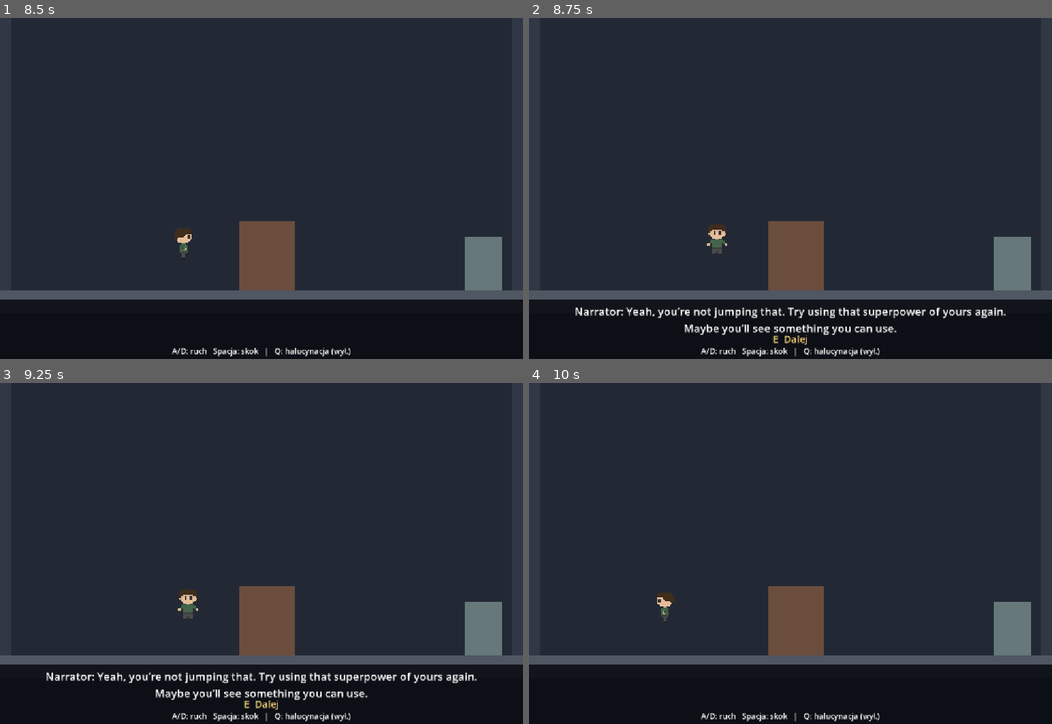
Above: before the commit, frames 1-4 (two rows, left to right).
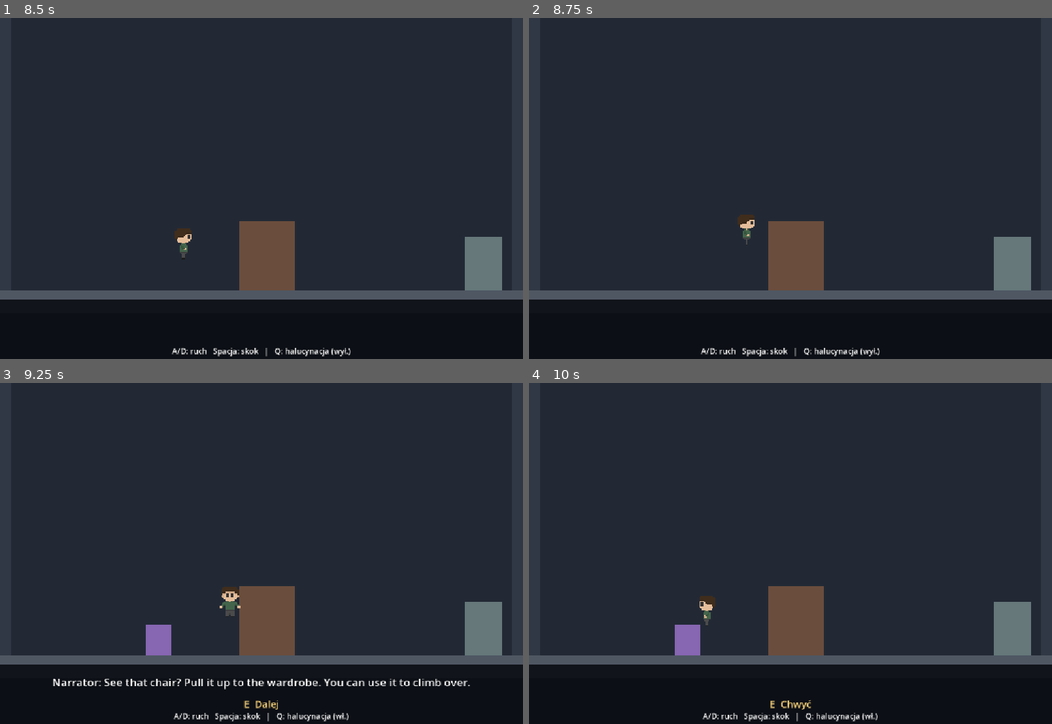
Above: after the commit, the same moments.

Repository: zjezdzalka/bounceBack
Game: Godot game, scene res://Scenes/Levels/hallway.tscn
Same seed, same stepped clock (60 frames per second), same inputs: the game is played once before the commit and once after it. This scene is started directly instead of the project's main scene.
Inputs (mouse positions are in pixels of both pictures, inside the frame that each line leads up to):
- Up to frame 1 (8.5 s): tap Enter at 0.5, 2, 3.5 s; move the mouse to (376, 171) at 0.52 s; hold Space 0.53-1.28 s; hold D 0.53-2.03 s; click (376, 171) at 0.67 s; move the mouse to (156, 205) at 1.27 s; tap Q at 1.35, 5.1 s; click (156, 205) at 1.42 s; tap Space at 1.52, 1.55, 1.82, 3.02, 3.05, 3.32, 4.35, 4.52, 4.82, 6.02, 6.05, 6.32, 7.52, 7.55, 7.82 s; move the mouse to (313, 113) at 2.02 s; hold A 2.03-2.78 s; hold Space 2.03-2.78 s; tap E at 2.1, 5.85 s; click (313, 113) at 2.17 s; move the mouse to (235, 256) at 2.77 s; hold D 2.78-4.28 s; tap N at 2.85, 6.6 s; click (235, 256) at 2.92 s; move the mouse to (418, 239) at 3.52 s; hold Space 3.53-4.28 s; tap R at 3.6, 7.35 s; click (418, 239) at 3.67 s; move the mouse to (104, 137) at 4.27 s; hold A 4.28-5.03 s; click (104, 137) at 4.42 s; move the mouse to (287, 188) at 5.02 s; hold D 5.03-5.78 s; hold Space 5.03-5.78 s; click (287, 188) at 5.17 s; move the mouse to (183, 103) at 5.77 s; hold A 5.78-7.28 s; click (183, 103) at 5.92 s; move the mouse to (376, 171) at 6.52 s; hold Space 6.53-7.28 s; click (376, 171) at 6.67 s; move the mouse to (156, 205) at 7.27 s; hold D from 7.28 s (still down); click (156, 205) at 7.42 s; move the mouse to (313, 113) at 8.02 s; hold Space from 8.03 s (still down); click (313, 113) at 8.17 s
- Up to frame 2 (8.75 s): keep holding D; keep holding Space
- Up to frame 3 (9.25 s): keep holding D; move the mouse to (235, 621) at 8.77 s; release Space at 8.78 s; tap Q at 8.85 s; click (235, 621) at 8.92 s; tap Space at 9.02, 9.05 s
- Up to frame 4 (10 s): tap Space at 9.32 s; move the mouse to (947, 604) at 9.52 s; release D at 9.53 s; hold A from 9.53 s (still down); hold Space from 9.53 s (still down); tap E at 9.6 s; click (947, 604) at 9.67 s

Frame 1 is identical in both runs. In frame 2, 2.0% of the frame differs, in the area x 8-92%, y 57-96%; in frame 3, 3.6%, in the area x 8-92%, y 59-100%; in frame 4, 1.3%.

Commit message:
clock

Diff:
--- a/Scenes/Levels/hallway.tscn
+++ b/Scenes/Levels/hallway.tscn
@@ -1,165 +1,173 @@
-[gd_scene format=3]
+[gd_scene format=3 uid="uid://cwrpelv0mg4gn"]
 
-[ext_resource type="Script" path="res://Scenes/Levels/house_level.gd" id="1"]
-[ext_resource type="PackedScene" path="res://player.tscn" id="2"]
+[ext_resource type="Script" uid="uid://ckpdu7ojph7eu" path="res://Scenes/Levels/house_level.gd" id="1"]
+[ext_resource type="PackedScene" uid="uid://dmg0ukd1sp2um" path="res://player.tscn" id="2"]
 [ext_resource type="PackedScene" path="res://block.tscn" id="3"]
+[ext_resource type="Texture2D" uid="uid://c5aes3aejhqgb" path="res://Art/House/Character.png" id="Character"]
 
-[ext_resource type="Texture2D" path="res://Art/House/Character.png" id="Character"]
-
-[node name="Hallway" type="Node2D"]
+[node name="Hallway" type="Node2D" unique_id=2054935274]
 script = ExtResource("1")
 stage = 1
 next_scene = "res://Scenes/Levels/basement.tscn"
 
-[node name="Objects" type="Node2D" parent="."]
+[node name="Objects" type="Node2D" parent="." unique_id=661144629]
 
-[node name="Floor" parent="Objects" instance=ExtResource("3")]
+[node name="Floor" parent="Objects" unique_id=674686023 instance=ExtResource("3")]
+z_index = 2
 position = Vector2(576, 625)
+collision_layer = 7
+collision_mask = 0
 size = Vector2(1152, 50)
-color = Color(0.31,0.34,0.39,1)
+color = Color(0.31, 0.34, 0.39, 1)
 layers = 7
 
-[node name="LeftWall" parent="Objects" instance=ExtResource("3")]
+[node name="LeftWall" parent="Objects" unique_id=2143406224 instance=ExtResource("3")]
+z_index = 2
 position = Vector2(12, 300)
+collision_layer = 7
+collision_mask = 0
 size = Vector2(24, 600)
-color = Color(0.19,0.22,0.27,1)
+color = Color(0.19, 0.22, 0.27, 1)
 layers = 7
 
-[node name="RightWall" parent="Objects" instance=ExtResource("3")]
+[node name="RightWall" parent="Objects" unique_id=1370890372 instance=ExtResource("3")]
+z_index = 2
 position = Vector2(1140, 300)
+collision_layer = 7
+collision_mask = 0
 size = Vector2(24, 600)
-color = Color(0.19,0.22,0.27,1)
+color = Color(0.19, 0.22, 0.27, 1)
 layers = 7
 
-[node name="HallChair" parent="Objects" instance=ExtResource("3")]
+[node name="HallChair" parent="Objects" unique_id=1252148156 instance=ExtResource("3")]
 visible = false
+z_index = 2
 position = Vector2(350, 566)
+collision_layer = 7
+collision_mask = 0
 size = Vector2(56, 68)
-color = Color(0.53,0.40,0.70,1)
+color = Color(0.53, 0.4, 0.7, 1)
 layers = 7
 
-[node name="Label" type="Label" parent="Objects/HallChair"]
+[node name="Label" type="Label" parent="Objects/HallChair" unique_id=808958788]
 z_index = 8
 offset_left = -90.0
 offset_top = -57.0
 offset_right = 90.0
-mouse_filter = 2
 theme_override_font_sizes/font_size = 16
 text = "Krzesło"
 horizontal_alignment = 1
 
-[node name="Wardrobe" parent="Objects" instance=ExtResource("3")]
+[node name="Wardrobe" parent="Objects" unique_id=1629208816 instance=ExtResource("3")]
+z_index = 2
 position = Vector2(588, 524)
+collision_layer = 7
+collision_mask = 0
 size = Vector2(122, 152)
-color = Color(0.42,0.30,0.24,1)
+color = Color(0.42, 0.3, 0.24, 1)
 layers = 7
 
-[node name="Label" type="Label" parent="Objects/Wardrobe"]
+[node name="Label" type="Label" parent="Objects/Wardrobe" unique_id=279287459]
 z_index = 8
 offset_left = -90.0
 offset_top = -99.0
 offset_right = 90.0
-mouse_filter = 2
 theme_override_font_sizes/font_size = 16
 text = "Przewrócona szafa"
 horizontal_alignment = 1
 
-[node name="FrontDoor" type="Node2D" parent="Objects"]
+[node name="FrontDoor" type="Node2D" parent="Objects" unique_id=1726322444]
+z_index = 1
 position = Vector2(1065, 541)
-z_index = 1
 
-[node name="Placeholder" type="ColorRect" parent="Objects/FrontDoor"]
+[node name="Placeholder" type="ColorRect" parent="Objects/FrontDoor" unique_id=765178618]
 offset_left = -41.0
 offset_top = -59.0
 offset_right = 41.0
 offset_bottom = 59.0
 mouse_filter = 2
-color = Color(0.40,0.47,0.48,1)
+color = Color(0.4, 0.47, 0.48, 1)
 
-[node name="Label" type="Label" parent="Objects/FrontDoor"]
+[node name="Label" type="Label" parent="Objects/FrontDoor" unique_id=1897334091]
 z_index = 8
 offset_left = -90.0
 offset_top = -82.0
 offset_right = 90.0
-mouse_filter = 2
 theme_override_font_sizes/font_size = 16
 text = "Drzwi frontowe"
 horizontal_alignment = 1
 
-[node name="CellarDoor" type="Node2D" parent="Objects"]
+[node name="CellarDoor" type="Node2D" parent="Objects" unique_id=1855769705]
 visible = false
+z_index = 1
 position = Vector2(825, 545)
-z_index = 1
 
-[node name="Placeholder" type="ColorRect" parent="Objects/CellarDoor"]
+[node name="Placeholder" type="ColorRect" parent="Objects/CellarDoor" unique_id=660003812]
 offset_left = -38.5
 offset_top = -55.0
 offset_right = 38.5
 offset_bottom = 55.0
 mouse_filter = 2
-color = Color(0.38,0.54,0.68,1)
+color = Color(0.38, 0.54, 0.68, 1)
 
-[node name="Label" type="Label" parent="Objects/CellarDoor"]
+[node name="Label" type="Label" parent="Objects/CellarDoor" unique_id=1309037884]
 z_index = 8
 offset_left = -90.0
 offset_top = -78.0
 offset_right = 90.0
-mouse_filter = 2
 theme_override_font_sizes/font_size = 16
 text = "Do piwnicy"
 horizontal_alignment = 1
 
-[node name="Cabinet" parent="Objects" instance=ExtResource("3")]
+[node name="Cabinet" parent="Objects" unique_id=472917172 instance=ExtResource("3")]
 visible = false
+z_index = 2
 position = Vector2(825, 567)
+collision_layer = 7
+collision_mask = 0
 size = Vector2(61, 66)
-color = Color(0.55,0.42,0.60,1)
+color = Color(0.55, 0.42, 0.6, 1)
 layers = 7
 
-[node name="Label" type="Label" parent="Objects/Cabinet"]
+[node name="Label" type="Label" parent="Objects/Cabinet" unique_id=310701294]
 z_index = 8
 offset_left = -90.0
 offset_top = -56.0
 offset_right = 90.0
-mouse_filter = 2
 theme_override_font_sizes/font_size = 16
 text = "Szafka"
 horizontal_alignment = 1
 
-[node name="Player" parent="." instance=ExtResource("2")]
+[node name="Player" parent="." unique_id=2016173304 instance=ExtResource("2")]
+position = Vector2(103, 565)
+scale = Vector2(1.25, 1.25)
 layer_switching_enabled = false
-scale = Vector2(1.25, 1.25)
-position = Vector2(103, 565)
 
-[node name="Body" parent="Player" index="1"]
+[node name="TextureRect" parent="Player" index="2" unique_id=982247166]
 visible = false
 
-[node name="TextureRect" parent="Player" index="2"]
-visible = false
-
-[node name="HouseCharacter" type="Sprite2D" parent="Player"]
+[node name="HouseCharacter" type="Sprite2D" parent="Player" unique_id=2118400479]
 texture_filter = 1
-position = Vector2(0, 0)
 scale = Vector2(2.25, 2.25)
 texture = ExtResource("Character")
 
-[node name="HUD" type="CanvasLayer" parent="."]
+[node name="HUD" type="CanvasLayer" parent="." unique_id=1491090558]
 
-[node name="Darkness" type="ColorRect" parent="HUD"]
+[node name="Darkness" type="ColorRect" parent="HUD" unique_id=1302726648]
 visible = false
 offset_right = 1152.0
 offset_bottom = 752.0
 mouse_filter = 2
 color = Color(0.01, 0.015, 0.025, 0.84)
 
-[node name="TextBackground" type="ColorRect" parent="HUD"]
+[node name="TextBackground" type="ColorRect" parent="HUD" unique_id=1522989736]
 offset_top = 622.0
 offset_right = 1152.0
 offset_bottom = 752.0
 mouse_filter = 2
 color = Color(0.04, 0.05, 0.07, 0.9)
 
-[node name="Dialogue" type="Label" parent="HUD"]
+[node name="Dialogue" type="Label" parent="HUD" unique_id=2002660431]
 visible = false
 offset_left = 80.0
 offset_top = 630.0
@@ -170,7 +178,7 @@
 vertical_alignment = 1
 autowrap_mode = 2
 
-[node name="Prompt" type="Label" parent="HUD"]
+[node name="Prompt" type="Label" parent="HUD" unique_id=585080517]
 offset_left = 32.0
 offset_top = 692.0
 offset_right = 1120.0
@@ -178,7 +186,7 @@
 theme_override_font_sizes/font_size = 22
 horizontal_alignment = 1
 
-[node name="Status" type="Label" parent="HUD"]
+[node name="Status" type="Label" parent="HUD" unique_id=2028125141]
 offset_left = 32.0
 offset_top = 722.0
 offset_right = 1120.0
--- a/Scenes/Levels/house_level.gd
+++ b/Scenes/Levels/house_level.gd
@@ -11,6 +11,14 @@
 @onready var prompt: Label = $HUD/Prompt
 @onready var dialogue: Label = $HUD/Dialogue
 @onready var darkness: ColorRect = $HUD/Darkness
+
+@onready var clock_audio := get_node_or_null("Ticking") as AudioStreamPlayer2D
+
+func _find_clock_audio() -> AudioStreamPlayer2D:
+	# First AudioStreamPlayer2D anywhere in this scene, whatever it's named or nested under.
+	for node in find_children("*", "AudioStreamPlayer2D", true, false):
+		return node as AudioStreamPlayer2D
+	return null
 
 var woke_up := true
 var hallucinating := false
@@ -22,7 +30,7 @@
 var gate_open := false
 var held_prop := ""
 var held_side := 1.0
-@onready var player_shape: CollisionShape2D = $Player/CollisionShape2D
+@onready var player_shape: CollisionPolygon2D = $Player/CollisionPolygon2D
 @onready var player_sprite: Sprite2D = _find_player_sprite()
 
 const CHAR_IDLE_PATH := "res://characaterx10.png"  # default standing pose
@@ -69,6 +77,8 @@
 		if label:
 			label.hide()
 	_refresh_objects()
+	if clock_audio:
+		clock_audio.play()
 	match stage:
 		Stage.ROOM:
 			darkness.show()
@@ -89,9 +99,12 @@
 			])
 
 func _physics_process(_delta: float) -> void:
+	player.can_jump = held_prop.is_empty()  # no jumping while holding an object
 	_follow_player()
 
 func _process(delta: float) -> void:
+	if clock_audio and not clock_audio.playing:
+		clock_audio.play()
 	if woke_up:
 		var moving := not is_zero_approx(player.velocity.x) and not dialogue.visible and not busy
 		if moving:
@@ -140,8 +153,8 @@
 
 func _lie_down() -> void:
 	_show_texture(char_right if char_right != null else char_idle)  # walking-right sprite
-	player_sprite.rotation_degrees = -90.0  # lying on the other side
-	player_sprite.position.y = 12.0
+	player_sprite.rotation_degrees = -70.0  # lying on the other side
+	player_sprite.position.y = 16.0
 
 func _wake_up() -> void:
 	woke_up = true
@@ -161,10 +174,7 @@
 					_say([BED_LINES[bed_line]])
 					bed_line += 1
 		Stage.HALL:
-			if not wardrobe_hint_shown and not moved_props.has("HallChair"):
-				if player.position.x > 410.0 and player.position.x < 530.0 and player.velocity.y < 0.0:
-					wardrobe_hint_shown = true
-					_say(["Narrator: Yeah, you’re not jumping that. Try using that superpower of yours again. Maybe you’ll see something you can use."])
+			pass  # the wardrobe jump hint is handled on the Space key press (see _unhandled_key_input)
 		Stage.BASEMENT:
 			if player.position.x > 980.0 and player.velocity.y < 0.0 and not climbed:
 				_hint("high_window", "Narrator: Bit high, isn’t it? Look around. There’s got to be something you can climb.")
@@ -229,6 +239,9 @@
 				hallucinating = not hallucinating
 				_refresh_objects()
 				_reveal_dialogue()
+		KEY_SPACE:
+			if stage == Stage.HALL and not dialogue.visible:
+				_wardrobe_jump_hint()
 		KEY_E:
 			if dialogue.visible:
 				_advance_dialogue()
@@ -236,6 +249,17 @@
 				_drop_prop()
 			else:
 				_interact()
+
+func _wardrobe_jump_hint() -> void:
+	if wardrobe_hint_shown or moved_props.has("HallChair"):
+		return
+	var wardrobe: Node2D = objects.get_node("Wardrobe")
+	var half_width: float = wardrobe.get("size").x / 2.0
+	var left: float = wardrobe.position.x - half_width
+	# Pressing Space anywhere in the ~220 px in front of the wardrobe counts as trying to jump it.
+	if player.position.x > left - 220.0 and player.position.x < left + half_width * 2.0:
+		wardrobe_hint_shown = true
+		_say(["Narrator: Yeah, you’re not jumping that. Try using that superpower of yours again. Maybe you’ll see something you can use."])
 
 func _reveal_dialogue() -> void:
 	if not hallucinating:
@@ -341,11 +365,18 @@
 	var query := _prop_query(prop)
 	var half_width: float = query.shape.size.x / 2.0
 	var offset := (half_width + _player_half_size().x + 5.0) * held_side
-	var destination := clampf(player.position.x + offset, 24.0 + half_width, 1128.0 - half_width)
+	var wanted: float = player.position.x + offset
+	var destination := clampf(wanted, 24.0 + half_width, 1128.0 - half_width)
 	var motion := Vector2(destination - prop.position.x, 0.0)
 	query.motion = motion
 	var safe_fraction := get_world_2d().direct_space_state.cast_motion(query)[0]
 	prop.position.x += motion.x * safe_fraction
+	# The box could not follow all the way (wall, object, room edge): stop the player too,
+	# so he can't walk through the box he is holding.
+	if absf(prop.position.x - wanted) > 0.5:
+		var limit: float = prop.position.x - offset
+		if absf(player.position.x - limit) < 24.0:  # small correction only, never a teleport
+			player.position.x = limit
 
 func _prop_query(prop: Node2D) -> PhysicsShapeQueryParameters2D:
 	var size: Vector2 = prop.get("size") if prop is StaticBody2D else Vector2(46, 266)
@@ -360,18 +391,23 @@
 		query.exclude = [objects.get_node("Sill").get_rid()]
 	return query
 
+func _player_bounds() -> Rect2:
+	# Bounding box of the collision polygon in global coordinates (follows scale/position).
+	var xf := player_shape.global_transform
+	var points := player_shape.polygon
+	var bounds := Rect2(xf * points[0], Vector2.ZERO)
+	for point in points:
+		bounds = bounds.expand(xf * point)
+	return bounds
+
 func _player_half_size() -> Vector2:
-	var shape := player_shape.shape as RectangleShape2D
-	return shape.size * player_shape.global_scale.abs() / 2.0
+	return _player_bounds().size / 2.0
 
 func _drop_prop() -> void:
 	var prop: Node2D = objects.get_node(held_prop)
 	var query := _prop_query(prop)
 	var size: Vector2 = query.shape.size + Vector2(0, 2)
-	var half_player := _player_half_size()
-	var overlaps_player := Rect2(prop.global_position - size / 2.0, size).intersects(
-		Rect2(player_shape.global_position - half_player, half_player * 2.0)
-	)
+	var overlaps_player := Rect2(prop.global_position - size / 2.0, size).intersects(_player_bounds())
 	if overlaps_player or not get_world_2d().direct_space_state.intersect_shape(query, 1).is_empty():
 		_say(["Tu nie ma miejsca. Przesuń przedmiot i spróbuj ponownie."])
 		return
--- a/Scenes/Levels/room.tscn
+++ b/Scenes/Levels/room.tscn
@@ -3,6 +3,8 @@
 [ext_resource type="Script" uid="uid://ckpdu7ojph7eu" path="res://Scenes/Levels/house_level.gd" id="1"]
 [ext_resource type="PackedScene" uid="uid://dmg0ukd1sp2um" path="res://player.tscn" id="2"]
 [ext_resource type="PackedScene" path="res://block.tscn" id="3"]
+[ext_resource type="Texture2D" uid="uid://dh26rm24nmc40" path="res://Art/House/Clock.png" id="10_u3ghy"]
+[ext_resource type="AudioStream" uid="uid://dajs3maeikga7" path="res://Audio/Room/alarm-clock-ticking_60bpm2.wav" id="11_u3ghy"]
 [ext_resource type="Texture2D" uid="uid://b7ys3pxxcfhkb" path="res://Art/House/bed10x_nopillow.png" id="Bed"]
 [ext_resource type="Texture2D" uid="uid://jwers2rom4by" path="res://Art/House/Nighttable_off.png" id="Nighttable_off"]
 [ext_resource type="Texture2D" uid="uid://dal4ta6ni2wyt" path="res://Art/House/Nighttable_on.png" id="Nighttable_on"]
@@ -204,7 +206,7 @@
 [node name="Art" type="Sprite2D" parent="Objects/RoomDoor" unique_id=1297833397]
 texture_filter = 1
 position = Vector2(0, -264.22885)
-scale = Vector2(14.37675, 19.468515)
+scale = Vector2(16.79661, 19.468515)
 texture = ExtResource("Starting_room")
 region_enabled = true
 region_rect = Rect2(77, 5, 20, 32)
@@ -230,6 +232,13 @@
 offset_bottom = 6.0
 mouse_filter = 2
 color = Color(0.98, 0.83, 0.36, 1)
+
+[node name="Clock" type="Node2D" parent="Objects" unique_id=990623694]
+
+[node name="Sprite2D" type="Sprite2D" parent="Objects/Clock" unique_id=2053505668]
+position = Vector2(749, 448)
+scale = Vector2(1.7999976, 1.7999976)
+texture = ExtResource("10_u3ghy")
 
 [node name="HUD" type="CanvasLayer" parent="." unique_id=1374781356]
 
@@ -276,3 +285,13 @@
 [node name="Player" parent="." unique_id=937810438 instance=ExtResource("2")]
 position = Vector2(143.00002, 460)
 scale = Vector2(2.7032313, 2.7032313)
+
+[node name="Ticking" type="AudioStreamPlayer2D" parent="." unique_id=194859210]
+position = Vector2(750, 440)
+scale = Vector2(20.64, 1)
+stream = ExtResource("11_u3ghy")
+volume_db = -3.328
+autoplay = true
+max_distance = 673.0
+attenuation = 0.3045949
+panning_strength = 1.01
--- a/player.gd
+++ b/player.gd
@@ -15,6 +15,7 @@
 
 var z := 1   # current z-index (default 1)
 var coyote_timer := 0.0
+var can_jump := true   # the level turns this off while the hero is holding an object
 
 func _ready() -> void:
 	floor_snap_length = STEP_HEIGHT + 4.0   # keeps him glued to the ground after a step
@@ -65,7 +66,7 @@
 	velocity.x = dir * SPEED
 
 	# Jump with Space (W / S now change the z-index)
-	if Input.is_physical_key_pressed(KEY_SPACE) and coyote_timer > 0.0:
+	if can_jump and Input.is_physical_key_pressed(KEY_SPACE) and coyote_timer > 0.0:
 		velocity.y = JUMP_VELOCITY
 		coyote_timer = 0.0
 
Binary file added: Art/House/Clock.png
Not shown, added: Art/House/Clock.png.import
Not shown, added: Audio/Room/alarm-clock-ticking_60bpm2.wav.import
Not shown, added: Audio/Room/alarm-clock-ticking_60bpm2.wav
